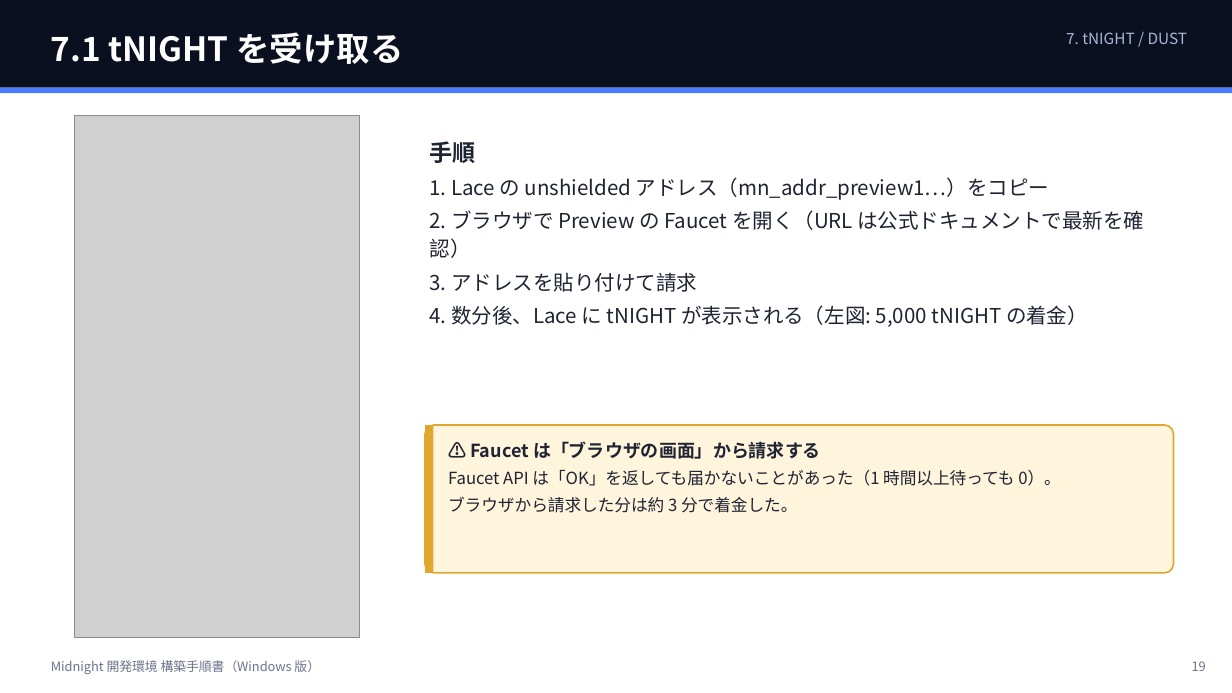
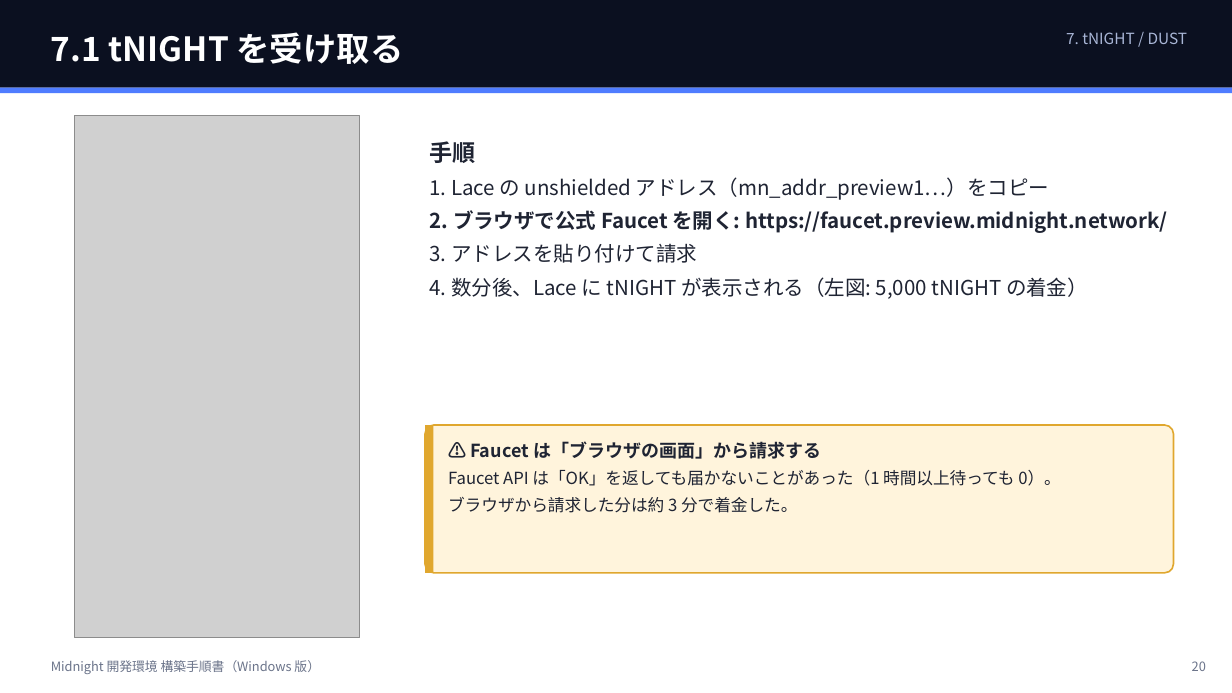
Before and after one commit to 101nimura/midnight_td_demo, a slide deck: slide 20 of docs/SETUP.pptx (slide 19 before the commit). Drawn at 1232x693 pixels with LibreOffice and Linux fonts; fonts in the diff are those of the drawing; grey boxes stand for pictures. Boxes give left, top, right and bottom in pixels: in the first picture for what was removed or moved away, otherwise in the second. Text is boxed around its words. In the diff, an @@ line names an element or a change of style, - is before the commit and + after.

```diff
--- a/docs/SETUP.pptx
+++ b/docs/SETUP.pptx
@@ text at (430,210,1168,233): text changed; bold on @@
-2. ブラウザで Preview の Faucet を開く（URL は公式ドキュメントで最新を確認）
+2. ブラウザで公式 Faucet を開く: https://faucet.preview.midnight.network/
@@ text at (1192,661,1206,671): text changed @@
-19
+20
```
Also in this commit, not shown: 24 other slides changed, 1 slide added, 18 other files.
